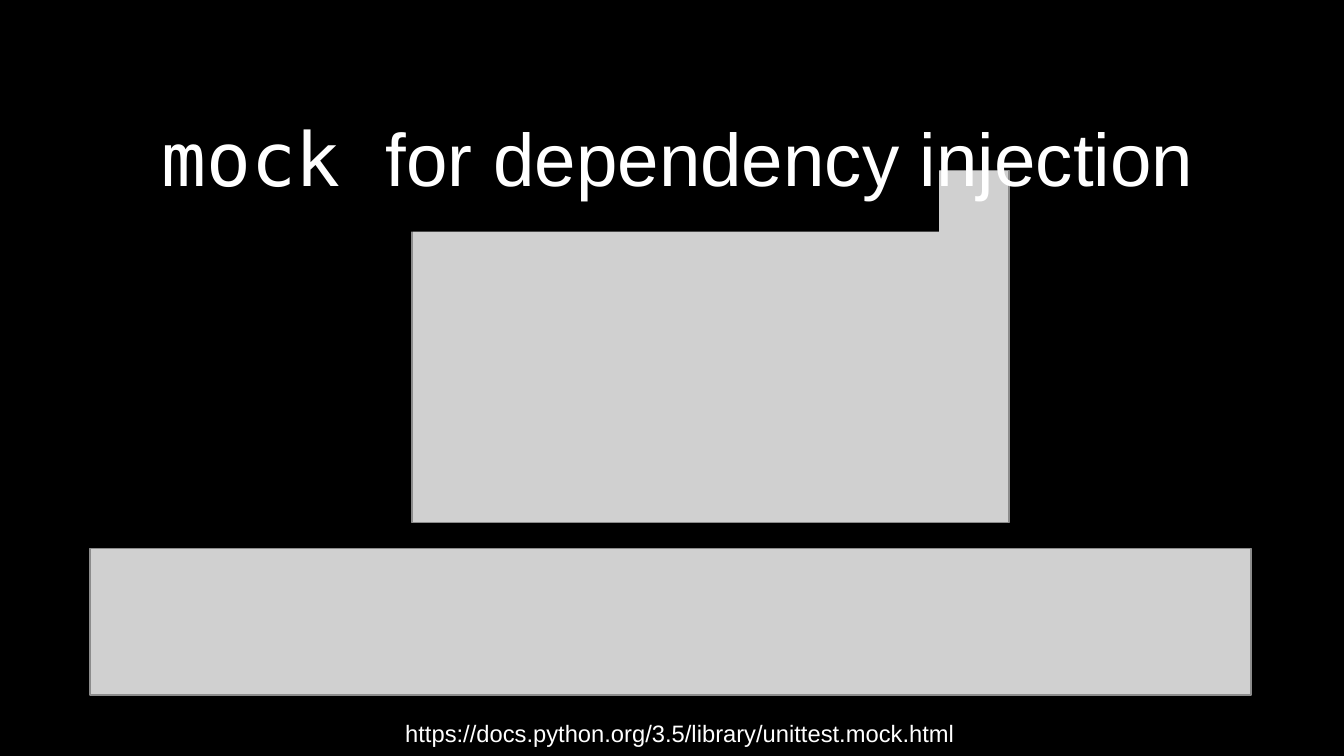
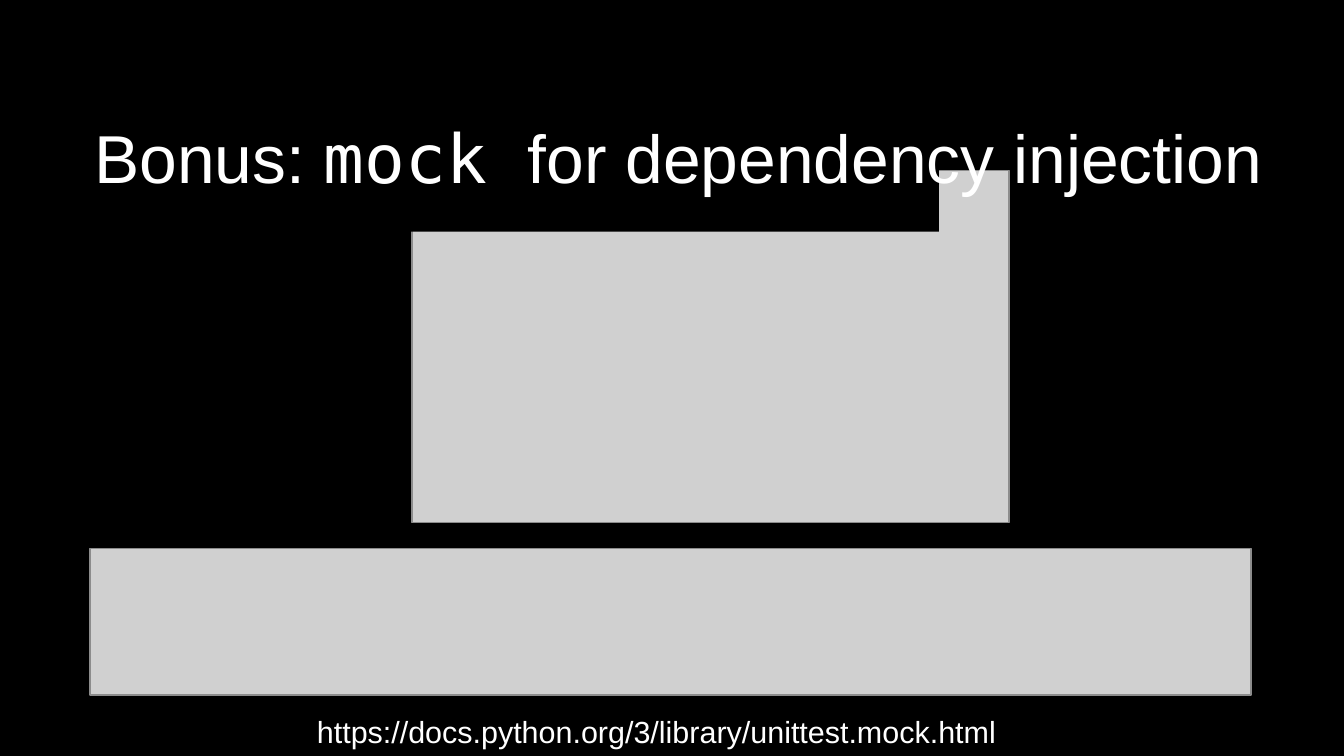
Before and after one commit to pauldmccarthy/fmrib-analysis-group-31-march-2020, a slide deck: slide 35 of presentation/presentation.odp. Drawn at 1344x756 pixels with LibreOffice and Linux fonts; fonts in the diff are those of the drawing; grey boxes stand for pictures. Boxes give left, top, right and bottom in pixels: in the first picture for what was removed or moved away, otherwise in the second. Text is boxed around its words. In the diff, an @@ line names an element or a change of style, - is before the commit and + after.

Commit message:
RF: tweaks to slides

```diff
--- a/presentation/presentation.odp
+++ b/presentation/presentation.odp
@@ title at box(94, 131, 1261, 196): text changed; size 44 to 40 pt @@
-mock for dependency injection
+Bonus: mock for dependency injection
@@ text at box(317, 721, 996, 749): text changed; size 14 to 18 pt @@
-https://docs.python.org/3.5/library/unittest.mock.html
+https://docs.python.org/3/library/unittest.mock.html
```
Also in this commit, not shown: 7 other slides changed, 1 other file.
